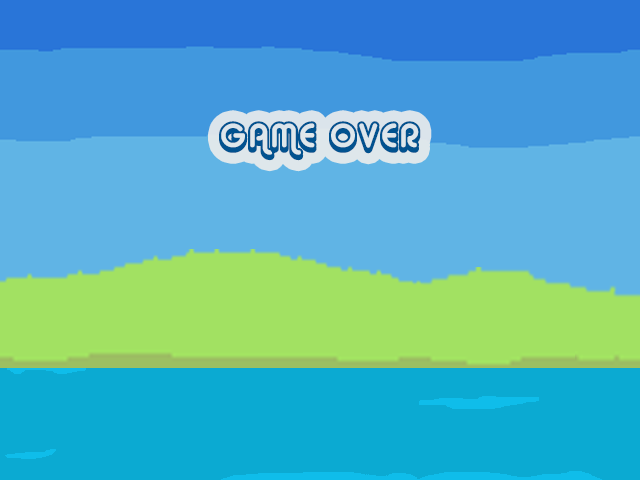
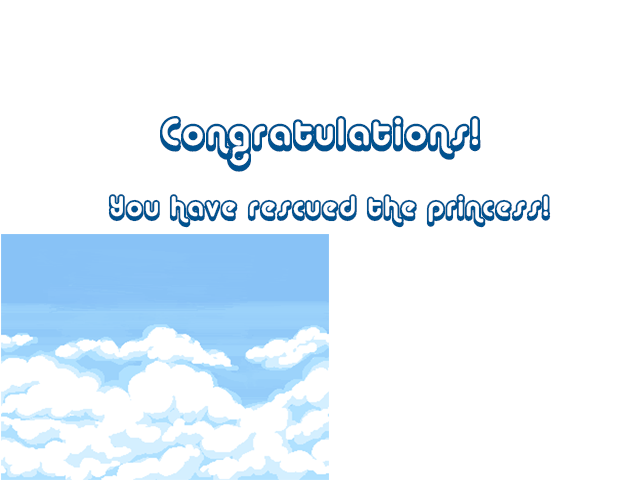
Two versions of the same layered image (w=640, h=480). Layer-by-layer changes:
hid "GAME OVER", painted on it over (194, 121, 447, 267)
added layer "You have rescued the princess!" above "Congratulations!" over (108, 193, 551, 228)
renamed "The Enchanted Journey" to "Congratulations!", showed it, painted on it over (124, 115, 516, 172)
renamed "图层 4" to "图层 6", painted on it over (0, 234, 575, 480)
removed layer "图层 5" over (74, 267, 640, 368)
removed layer "图层 3" over (0, 346, 640, 480)
removed layer "图层 2" over (0, 0, 640, 321)
removed layer "图层 1" over (0, 0, 640, 480)
